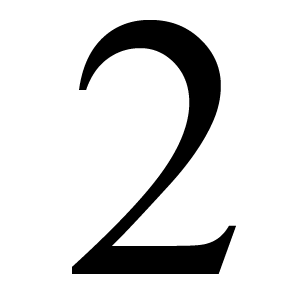
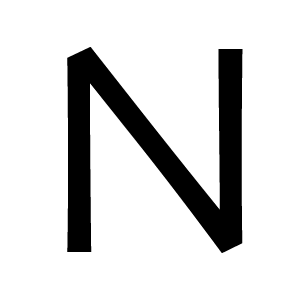
Revision of a layered 300 x 300 image; what changed, layer by layer:
added layer "t2" above "t" over box(67, 47, 243, 253)
renamed "2" to "t", hid it, painted on it over box(72, 20, 236, 274)
